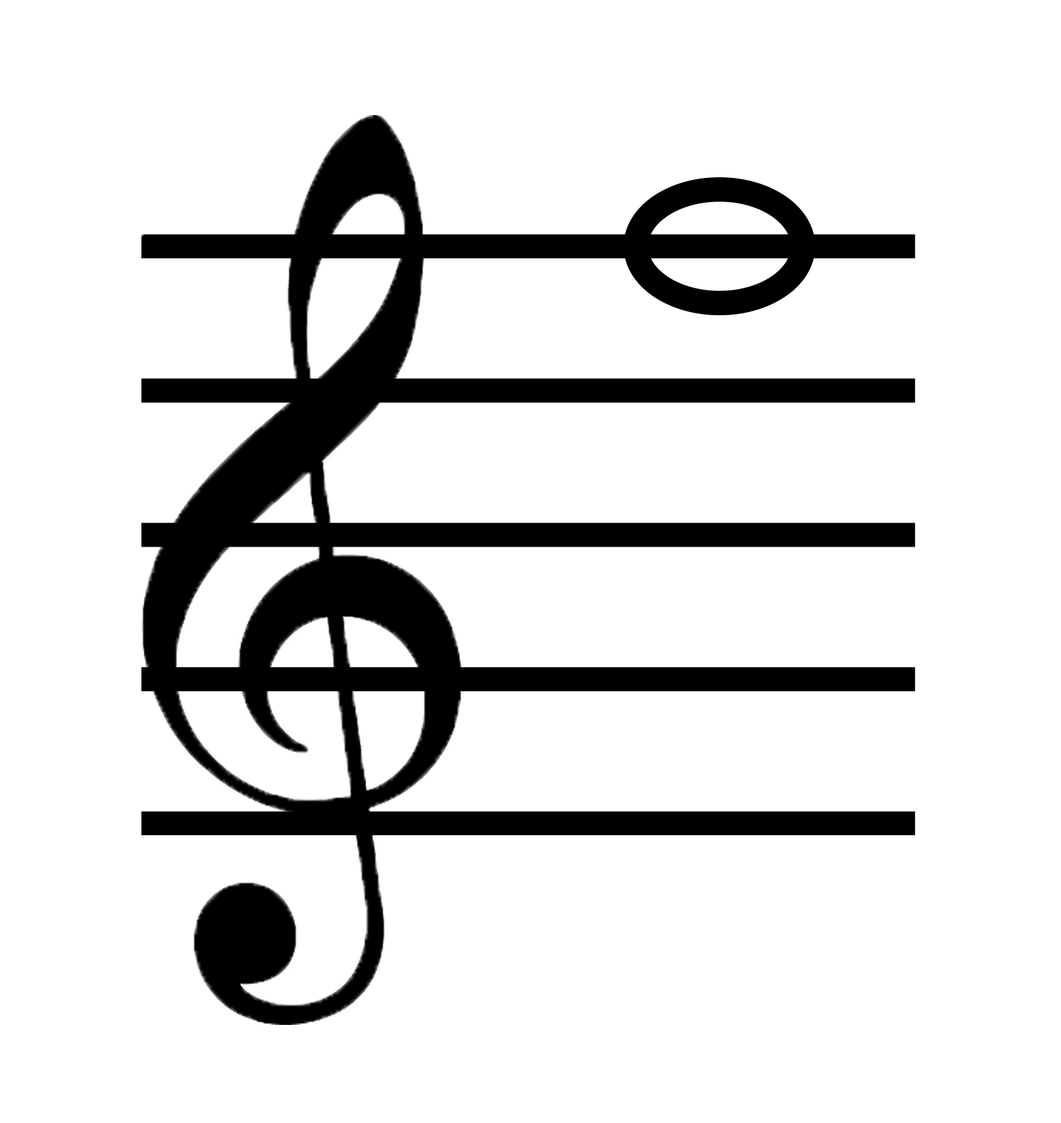
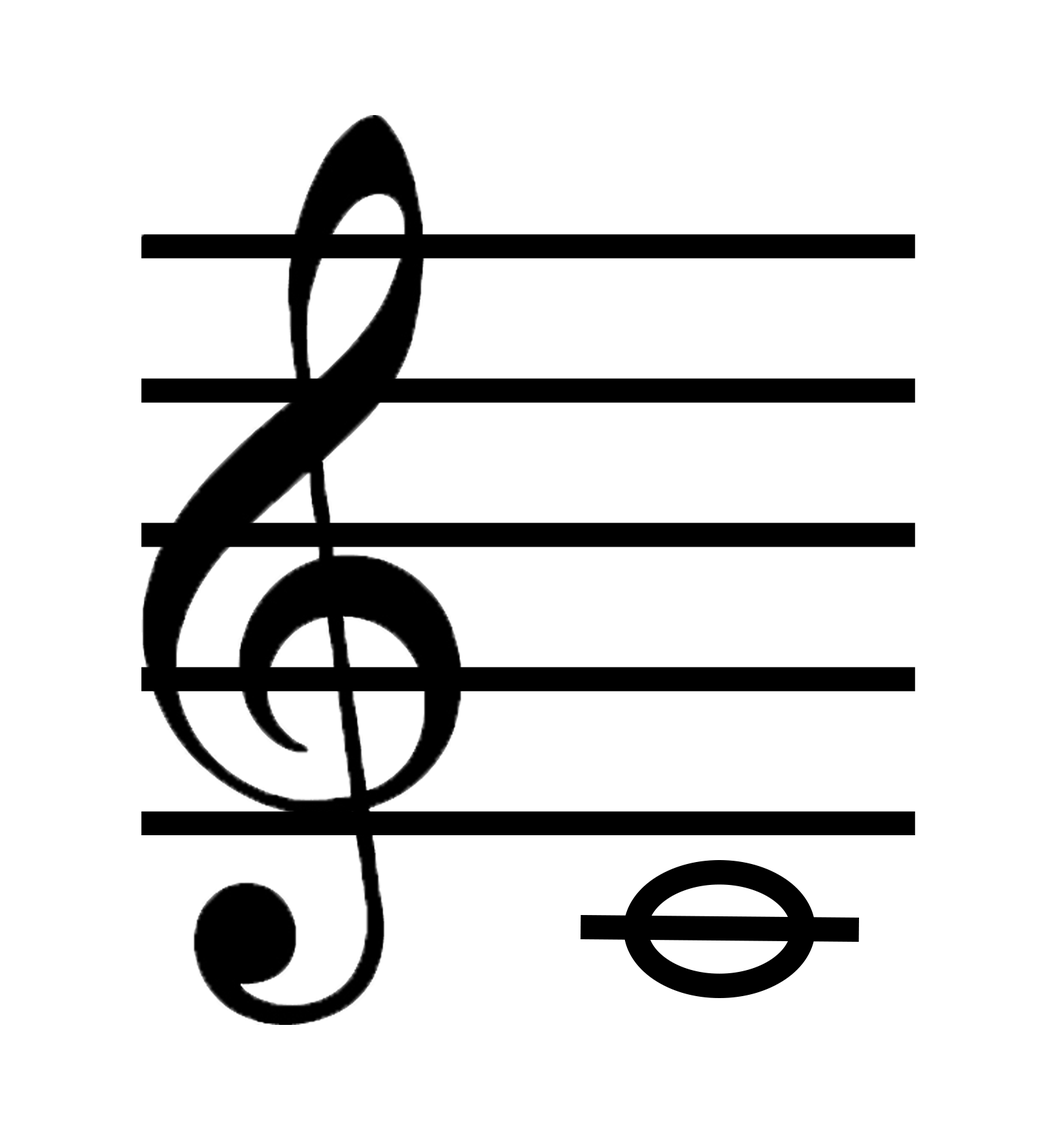
The second 1061px x 1123px image is a revision of the first. Changes to its layers:
showed "Линия 1" over [580, 914, 860, 942]
painted on "Эллипс 1" over [623, 177, 816, 998]
